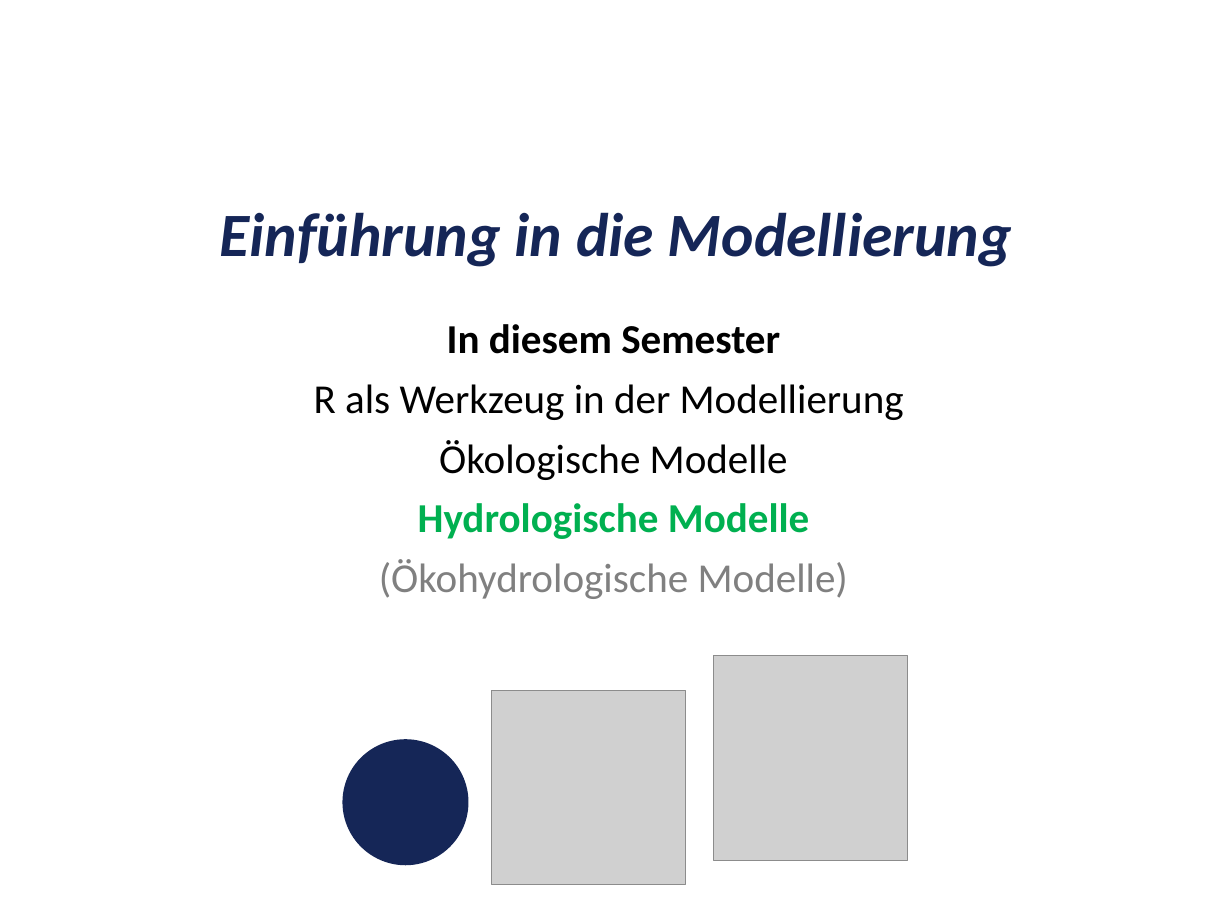
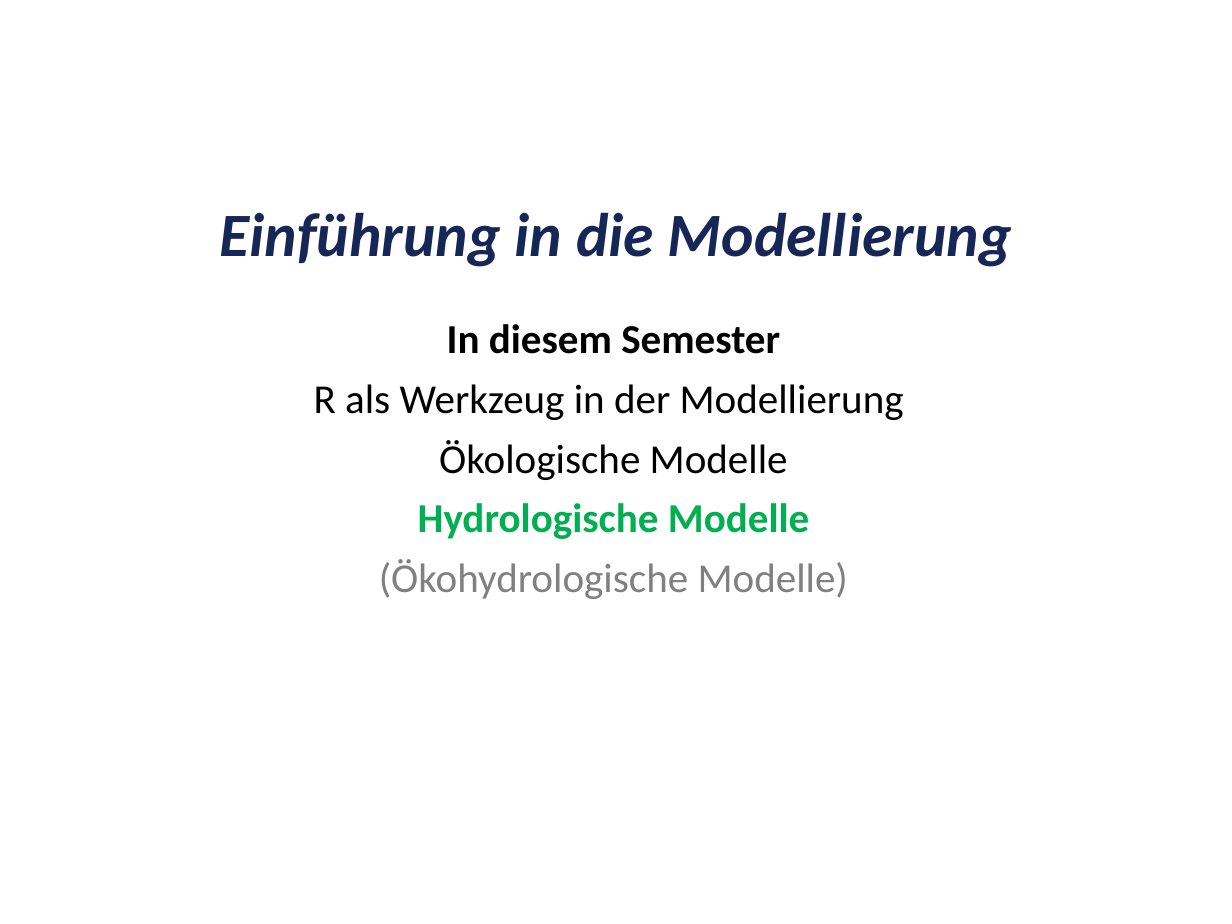
Before and after one commit to heistermann/Einf_Modellierung, a slide deck: slide 1 of Termin_4/folien/UebungModellierung#4.odp (slide 2 before the commit). Drawn at 1232x924 pixels with LibreOffice and Linux fonts; fonts in the diff are those of the drawing; grey boxes stand for pictures. Boxes give left, top, right and bottom in pixels: in the first picture for what was removed or moved away, otherwise in the second. Text is boxed around its words. In the diff, an @@ line names an element or a change of style, - is before the commit and + after.

```diff
--- a/Termin_4/folien/UebungModellierung#4.odp
+++ b/Termin_4/folien/UebungModellierung#4.odp
@@ picture removed at (x1=713, y1=655, x2=907, y2=860) @@
@@ picture removed at (x1=492, y1=690, x2=686, y2=885) @@
@@ ellipse removed at (x1=342, y1=739, x2=468, y2=865) @@
```
Also in this commit, not shown: 2 other slides changed, 1 slide removed, 10 other files.
